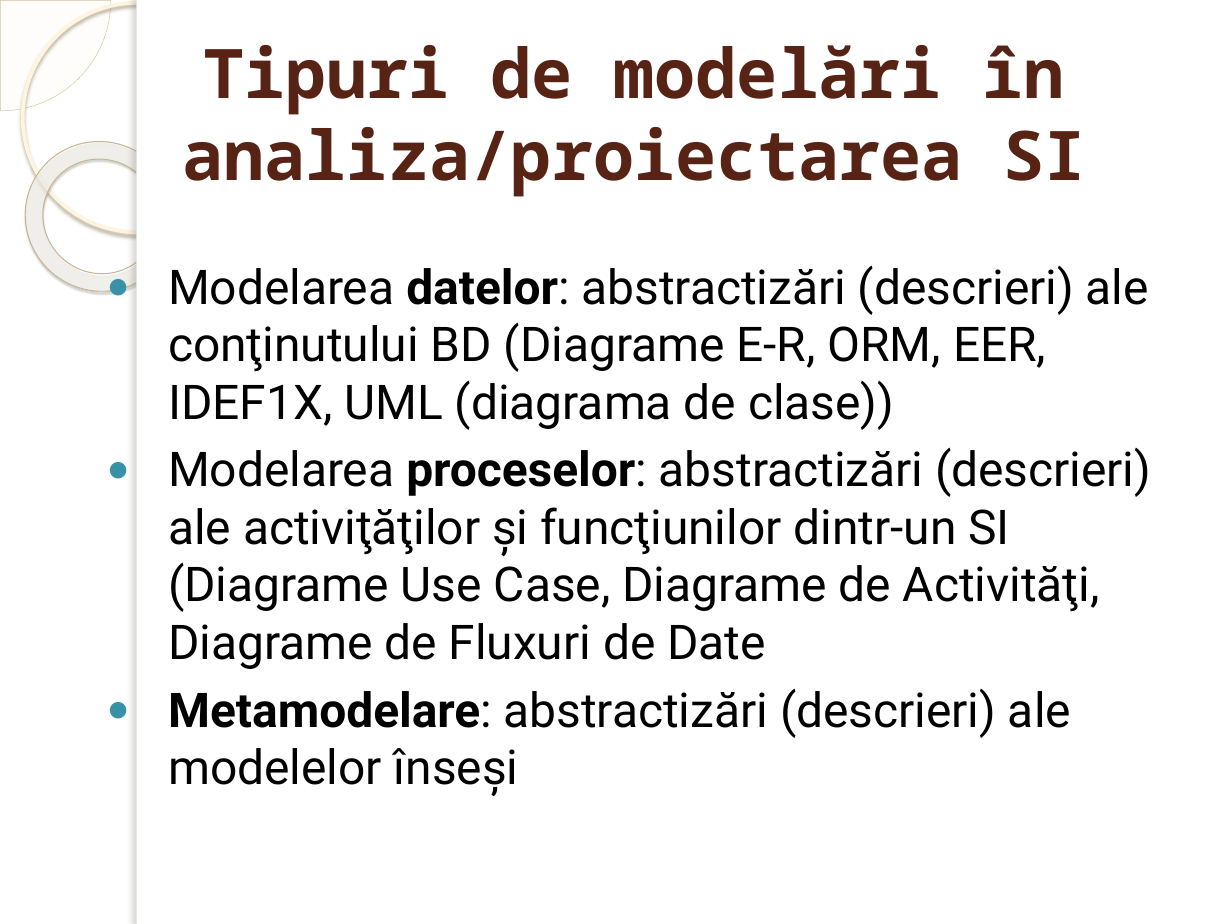
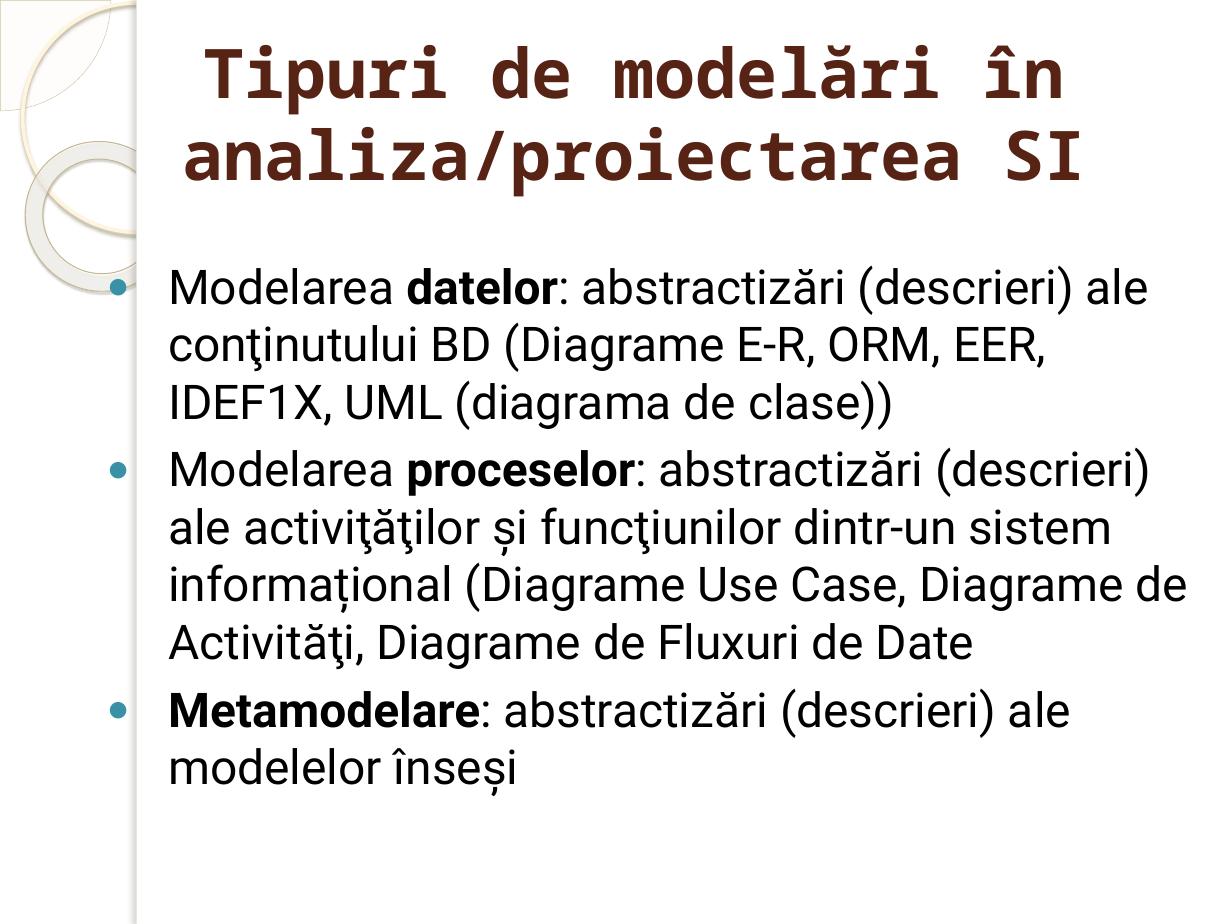
Before and after one commit to marinfotache/Baze-de-date-I, a slide deck: slide 2 of 03_Proiectarea BD prin normalizare/03a_Introducere_in_proiectareaBD.pptx. Drawn at 1232x924 pixels with LibreOffice and Linux fonts; fonts in the diff are those of the drawing; background and template pictures are left out. Boxes give left, top, right and bottom in pixels: in the first picture for what was removed or moved away, otherwise in the second. Text is boxed around its words. In the diff, an @@ line names an element or a change of style, - is before the commit and + after.

```diff
--- a/03_Proiectarea BD prin normalizare/03a_Introducere_in_proiectareaBD.pptx
+++ b/03_Proiectarea BD prin normalizare/03a_Introducere_in_proiectareaBD.pptx
@@ text at <box>168,447,1188,669</box>: text changed @@
-● Modelarea proceselor: abstractizări (descrieri) ale activiţăţilor şi funcţiunilor dintr-un SI (Diagrame Use Case, Diagrame de Activităţi, Diagrame de Fluxuri de Date
+● Modelarea proceselor: abstractizări (descrieri) ale activiţăţilor şi funcţiunilor dintr-un sistem informațional (Diagrame Use Case, Diagrame de Activităţi, Diagrame de Fluxuri de Date
```
Also in this commit, not shown: 1 other slide changed.
